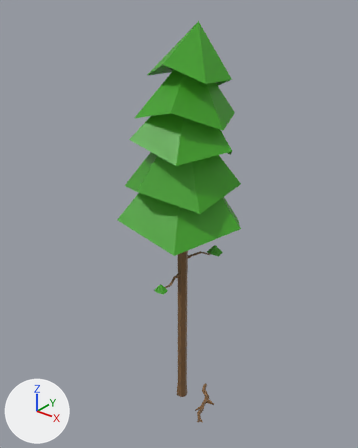
A saved change to the FBX model Exports/Tree/Tree_02.fbx.
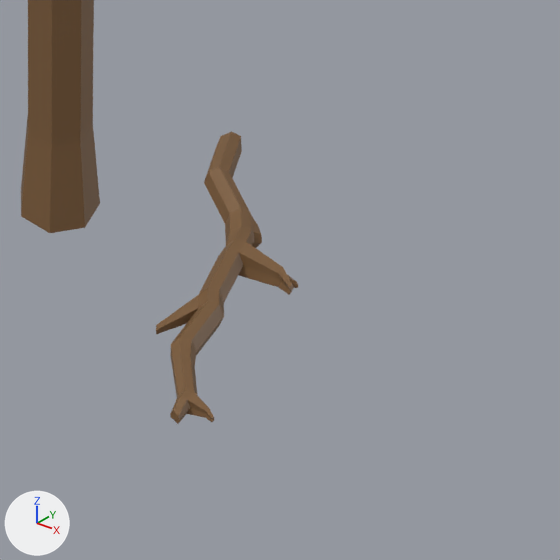
The first picture shows the older version from a 50 mm camera at (1.35, -1.706, 1.551) aimed at (-0.029, 0.018, 0.482). The close-ups show both versions on the part from 49% to 70% of the width and 82% to 99% of the height of that picture. The lights are fixed; the arrows at lower left show +X, +Y and +Z. Where no turn or scale is listed for an object, it has been applied to the vertices.

The first close-up shows 'Branch_01', 'Tree_02'.
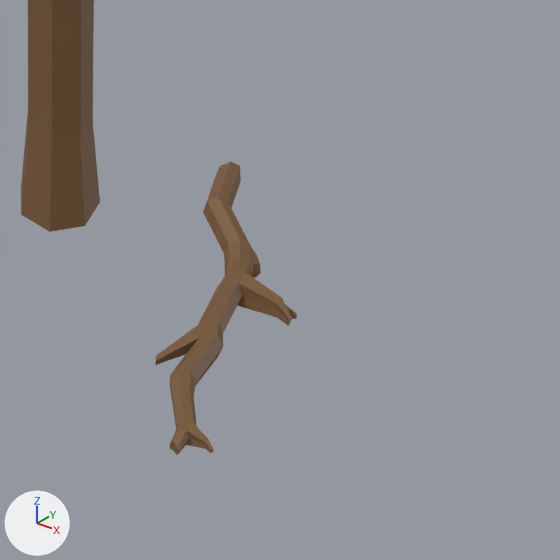
The newer file is also turned or shifted as a whole; pictures and numbers use the older file's frame.

What changed in the scene script:
```text
Change me_cylinder_001:
    where me_cylinder_001.from_pydata(...)  # 149 vertices, 144 faces; spans x -0.081..0.078, y -0.148..0.102, z -0.013..0.017
    used by ob_branch_01; location = (0.1748, 0.0, -0.5463)
    me_cylinder_001 part 1: the whole mesh is moved by (0.0, 0.0, -0.031)
```

Pixel boxes (x1, y1, x2, y2) of what changed, in the close-ups (560 x 560 px):
'Branch_01', mesh moved
    before: (156, 132, 298, 424)
    after: (156, 161, 297, 455)
